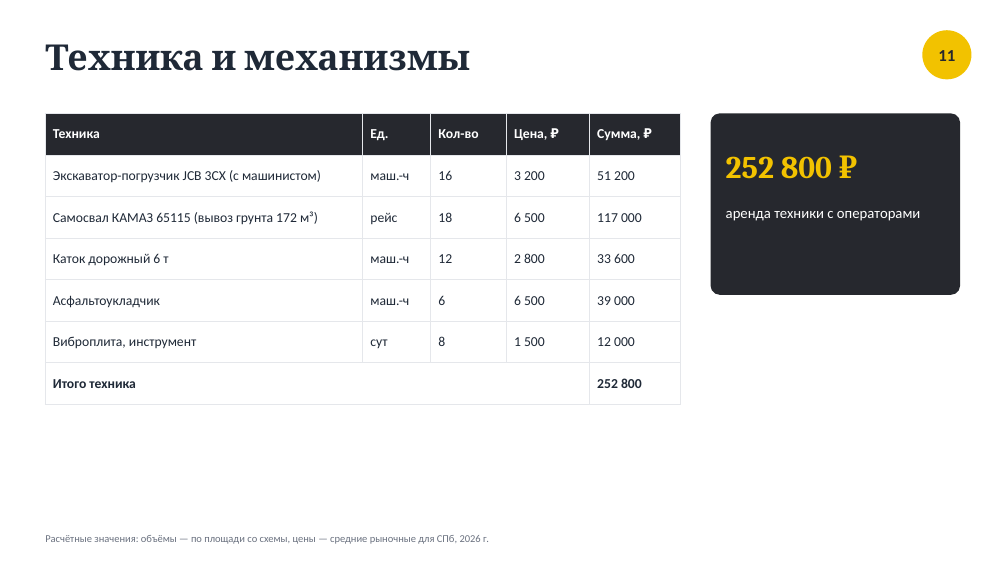
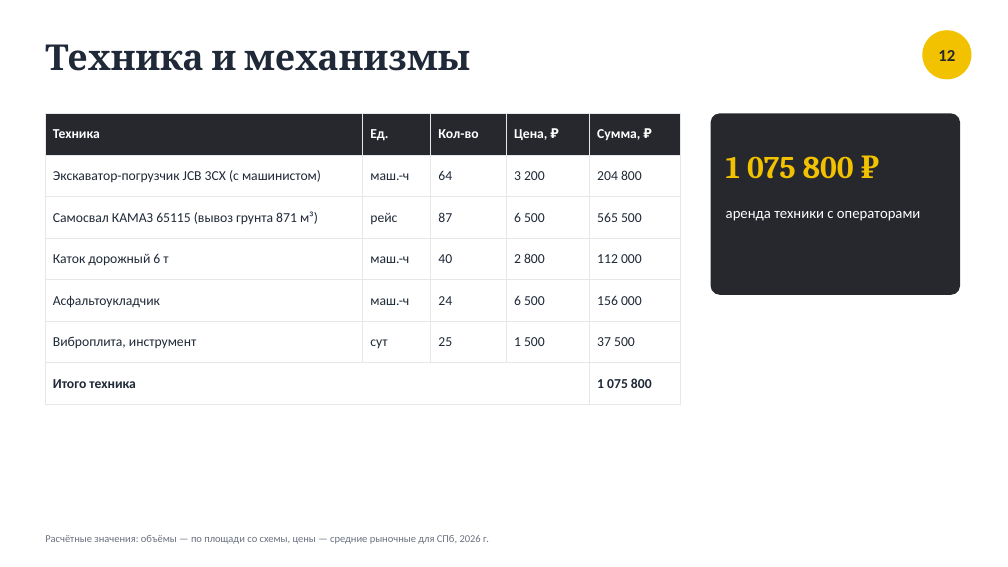
Before and after one commit to shortisshow-prog/mirigrushek, a slide deck: slide 12 of parking/Парковка_Нахимова_20.pptx (slide 11 before the commit). Drawn at 1008x567 pixels with LibreOffice and Linux fonts; fonts in the diff are those of the drawing. Boxes give left, top, right and bottom in pixels: in the first picture for what was removed or moved away, otherwise in the second. Text is boxed around its words. In the diff, an @@ line names an element or a change of style, - is before the commit and + after.

```diff
--- a/parking/Парковка_Нахимова_20.pptx
+++ b/parking/Парковка_Нахимова_20.pptx
@@ text at [938, 50, 955, 61]: text changed @@
-11
+12
@@ table at [45, 113, 681, 392] @@
-row 2, column 3: 16
+row 2, column 3: 64
-row 2, column 5: 51 200
+row 2, column 5: 204 800
-row 3: Самосвал КАМАЗ 65115 (вывоз грунта 172 м³) | рейс | 18 | 6 500 | 117 000
+row 3: Самосвал КАМАЗ 65115 (вывоз грунта 871 м³) | рейс | 87 | 6 500 | 565 500
-row 4, column 3: 12
+row 4, column 3: 40
-row 4, column 5: 33 600
+row 4, column 5: 112 000
-row 5, column 3: 6
+row 5, column 3: 24
-row 5, column 5: 39 000
+row 5, column 5: 156 000
-row 6, column 3: 8
+row 6, column 3: 25
-row 6, column 5: 12 000
+row 6, column 5: 37 500
-row 7, column 5: 252 800
+row 7, column 5: 1 075 800
@@ text at [726, 156, 854, 179]: text changed @@
-252 800 ₽
+1 075 800 ₽
```
Also in this commit, not shown: 8 other slides changed, 2 slides added, 1 slide removed, 7 other files.
